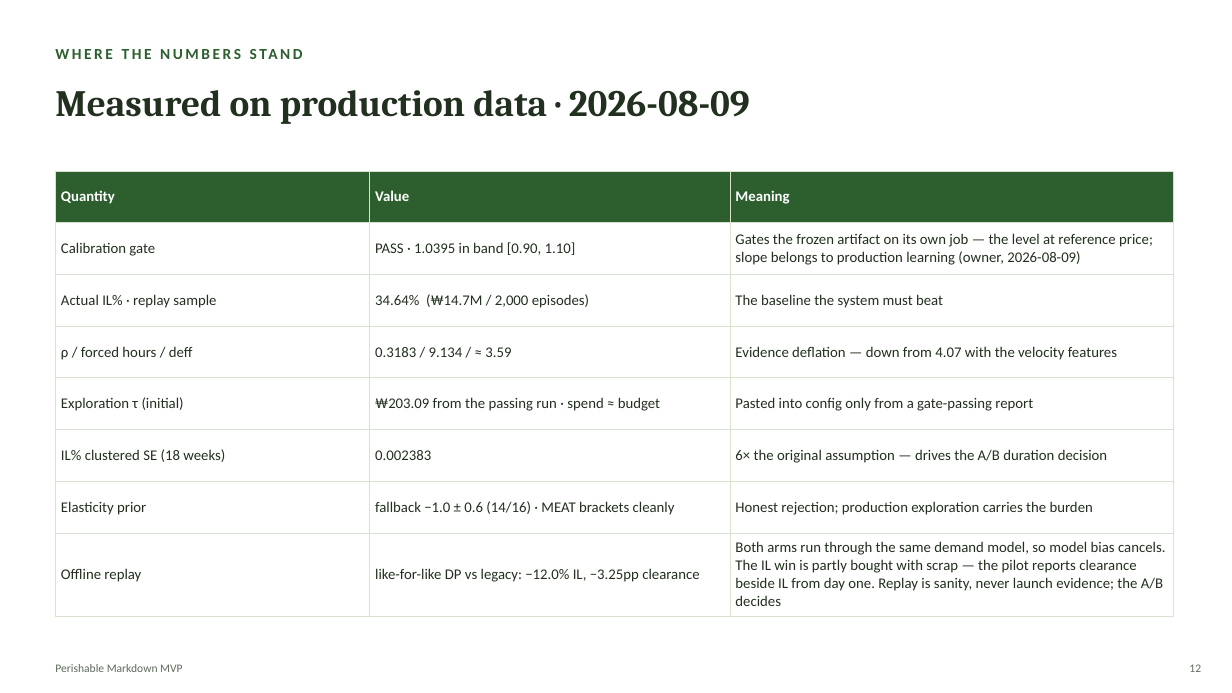
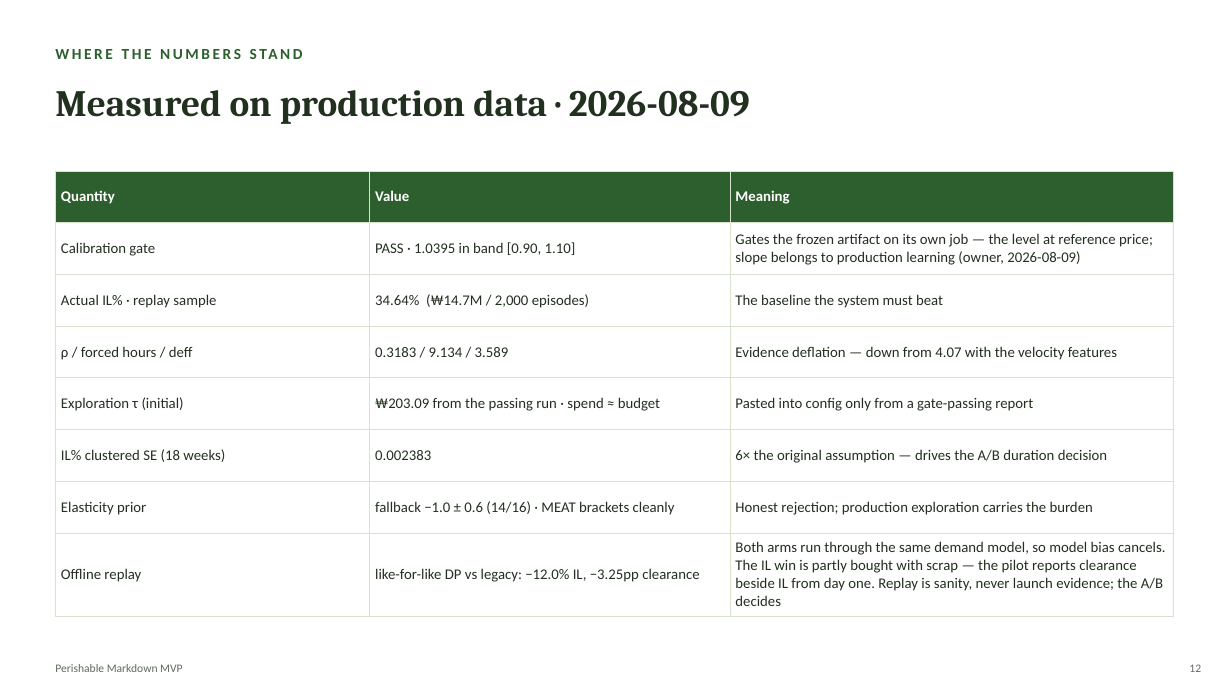
Before and after one commit to Kamalyunus/fresh-markdown, a slide deck: slide 12 of docs/perishable_markdown_tech_deck.pptx. Drawn at 1232x693 pixels with LibreOffice and Linux fonts; fonts in the diff are those of the drawing. Boxes give left, top, right and bottom in pixels: in the first picture for what was removed or moved away, otherwise in the second. Text is boxed around its words. In the diff, an @@ line names an element or a change of style, - is before the commit and + after.

```diff
--- a/docs/perishable_markdown_tech_deck.pptx
+++ b/docs/perishable_markdown_tech_deck.pptx
@@ table at box(55, 171, 1174, 610) @@
-row 4, column 2: 0.3183 / 9.134 / ≈ 3.59
+row 4, column 2: 0.3183 / 9.134 / 3.589
```
Also in this commit, not shown: 2 other slides changed, 5 other files.
